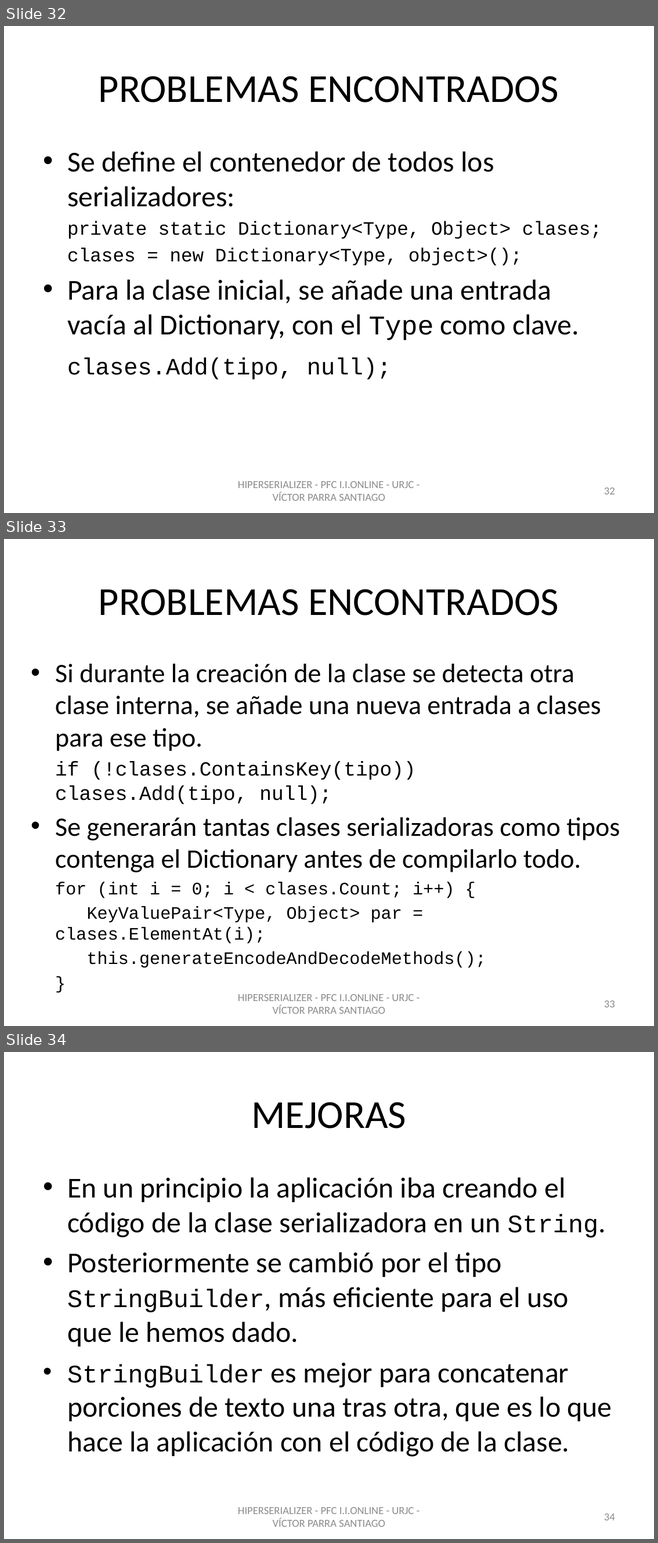
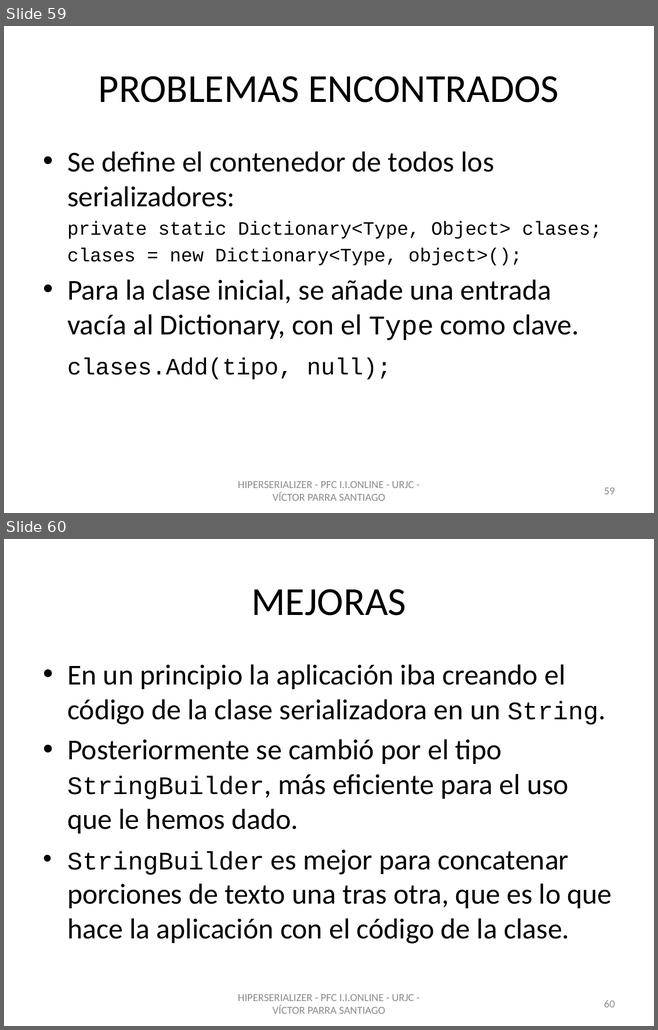
Before and after one commit to vitiparra/ProyectoFinDeCarrera, a slide deck: Memoria/PFC HiperSerializer.pptx. Shown one above the other, each under a label of ours: slides 32, 33 and 34 before the commit, slides 59 and 60 after it. The pictures are 658x1543 and 658x1030 pixels, drawn with LibreOffice and Linux fonts; fonts in the diff are those of the drawing; background and template pictures are left out. Boxes give left, top, right and bottom in pixels: in the first picture for what was removed or moved away, otherwise in the second. Text is boxed around its words. In the diff, an @@ line names an element or a change of style, - is before the commit and + after.

```diff
--- a/Memoria/PFC HiperSerializer.pptx
+++ b/Memoria/PFC HiperSerializer.pptx
@@ slide 33 removed at <box>4,539,654,1026</box>, background picture (left out) @@
@@ title removed at <box>99,589,558,616</box> @@
-PROBLEMAS ENCONTRADOS
@@ text removed at <box>55,664,619,968</box> @@
-• Si durante la creación de la clase se detecta otra clase interna, se añade una nueva entrada a clases para ese tipo.
-if (!clases.ContainsKey(tipo)) clases.Add(tipo, null);
-• Se generarán tantas clases serializadoras como tipos contenga el Dictionary antes de compilarlo todo.
-for (int i = 0; i < clases.Count; i++) {
-KeyValuePair<Type, Object> par = clases.ElementAt(i);
-this.generateEncodeAndDecodeMethods();
-}
@@ text removed at <box>238,994,413,1014</box> @@
-HIPERSERIALIZER - PFC I.I.ONLINE - URJC - VÍCTOR PARRA SANTIAGO
@@ page number removed at <box>604,1001,615,1008</box> @@
-33
@@ what was slide 32 is now slide 59 @@
@@ page number at <box>604,488,615,495</box>: text changed @@
-32
+59
@@ what was slide 34 is now slide 60 @@
@@ page number at <box>604,1000,615,1008</box>: text changed @@
-34
+60
```
Also in this commit, not shown: 12 slides changed, 33 slides added, 6 other slides removed, 1 other file.
